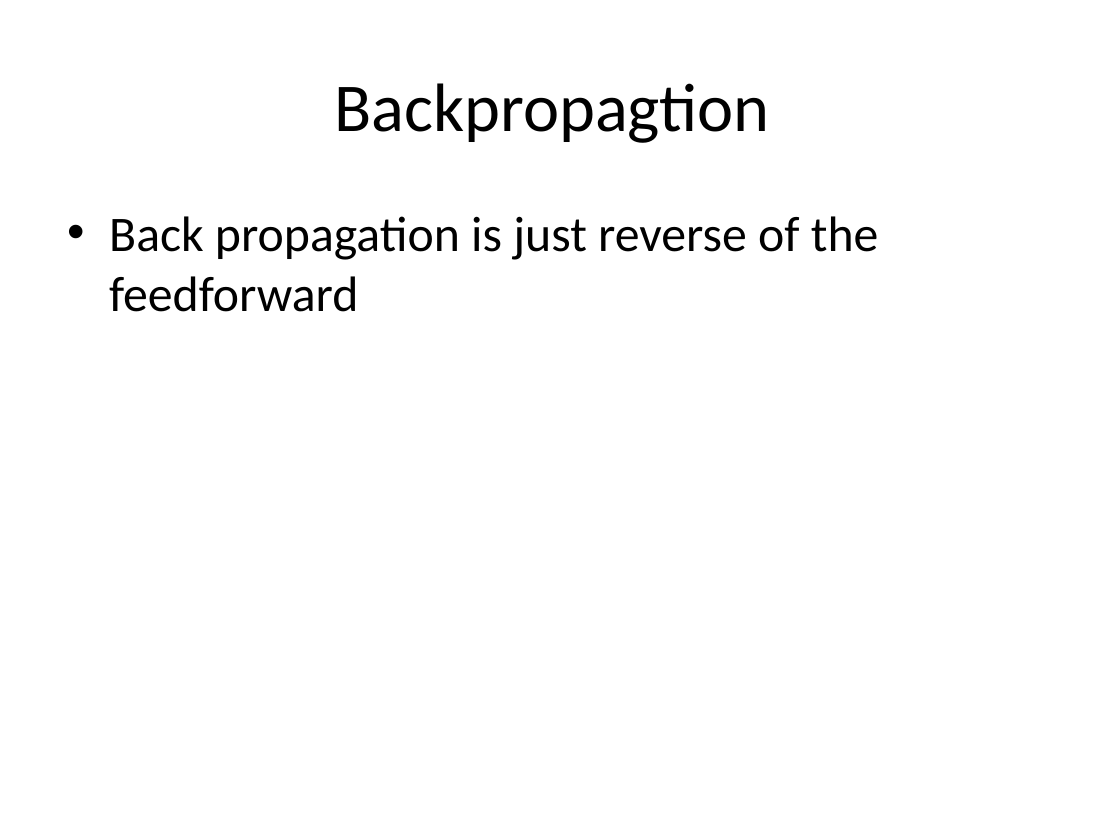
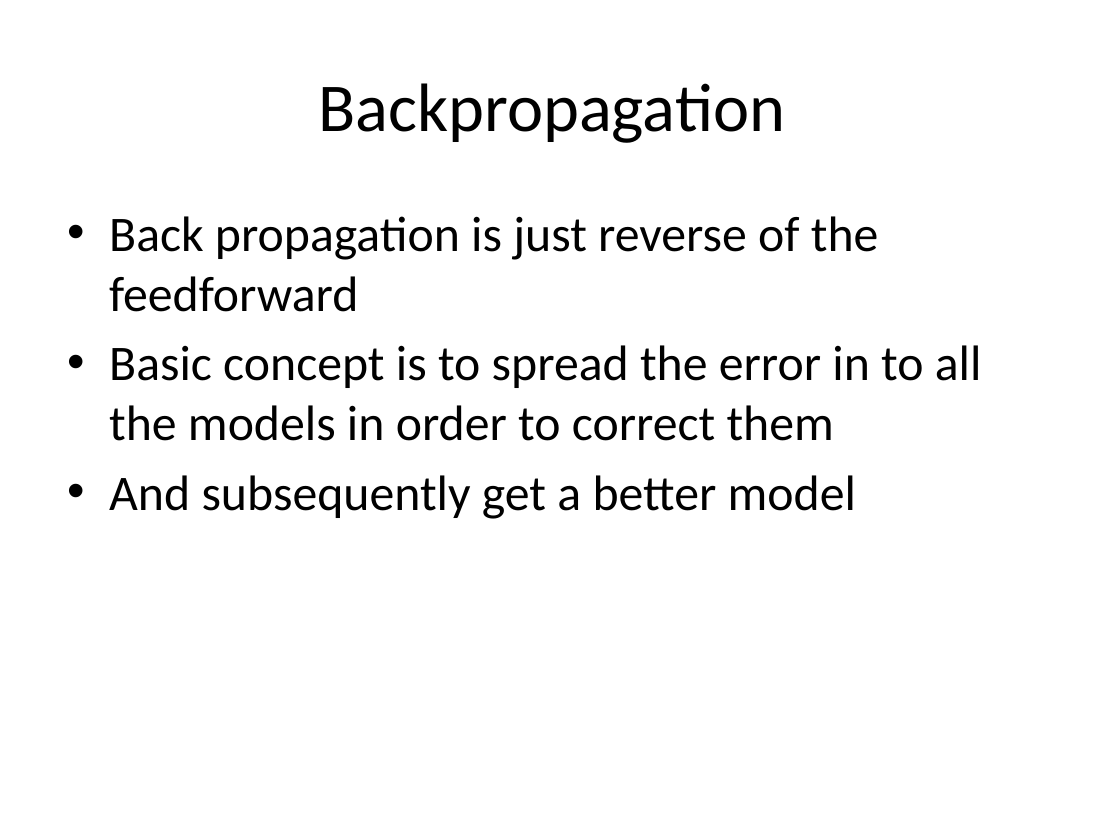
Before and after one commit to rahulbudholiya/DLWorkshop, a slide deck: slide 63 of presentation/Lecture 1 Deep learning/DL Presentation.pptx (slide 60 before the commit). Drawn at 1120x840 pixels with LibreOffice and Linux fonts; fonts in the diff are those of the drawing. Boxes give left, top, right and bottom in pixels: in the first picture for what was removed or moved away, otherwise in the second. Text is boxed around its words. In the diff, an @@ line names an element or a change of style, - is before the commit and + after.

```diff
--- a/presentation/Lecture 1 Deep learning/DL Presentation.pptx
+++ b/presentation/Lecture 1 Deep learning/DL Presentation.pptx
@@ title at [319,83,786,143]: text changed @@
-Backpropagtion
+Backpropagation
@@ text at [109,345,982,519]: paragraphs added @@
+• Basic concept is to spread the error in to all the models in order to correct them
+• And subsequently get a better model
```
Also in this commit, not shown: 1 other slide changed, 9 slides added, 1 slide removed.
